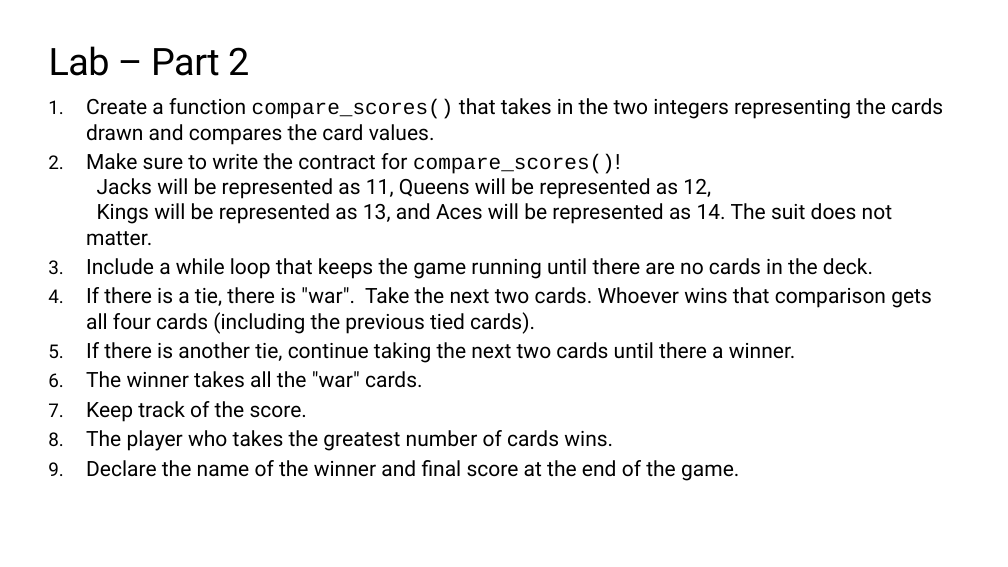
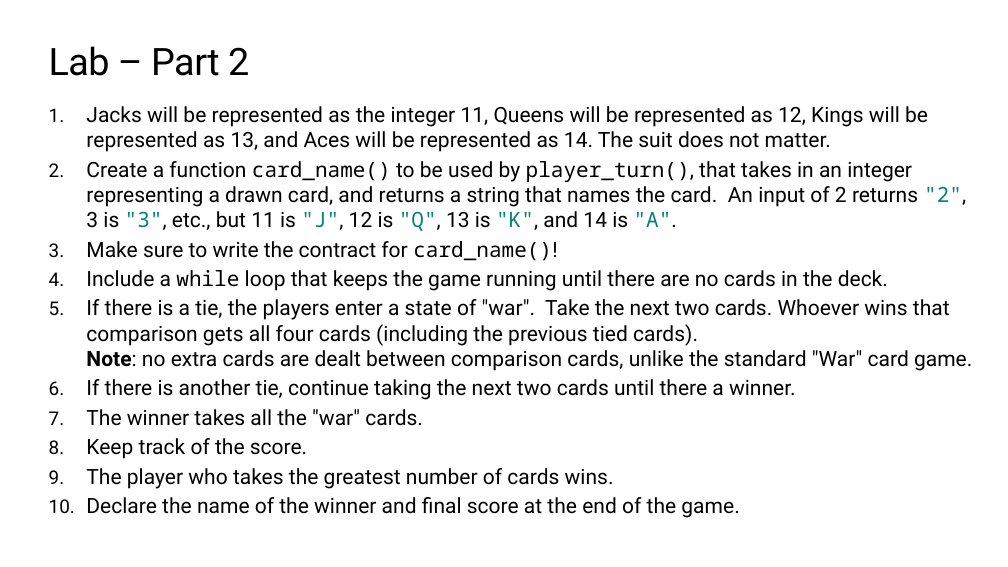
Before and after one commit to TEALSK12/2nd-semester-introduction-to-computer-science, a slide deck: slide 14 of units/3_unit/slidedecks/Intro Python 3.03 TEALS.pptx. Drawn at 1008x567 pixels with LibreOffice and Linux fonts; fonts in the diff are those of the drawing; background and template pictures are left out. Boxes give left, top, right and bottom in pixels: in the first picture for what was removed or moved away, otherwise in the second. Text is boxed around its words. In the diff, an @@ line names an element or a change of style, - is before the commit and + after.

```diff
--- a/units/3_unit/slidedecks/Intro Python 3.03 TEALS.pptx
+++ b/units/3_unit/slidedecks/Intro Python 3.03 TEALS.pptx
@@ text "Jacks will be represented as ...": place and size @@
-text "Jacks will be represented as ..." at [86,98,943,477]
+text "Jacks will be represented as ..." at [86,106,972,518]
@@ text at [86,106,966,261]: text changed @@
-1. Create a function compare_scores() that takes in the two integers representing the cards drawn and compares the card values.
-2. Make sure to write the contract for compare_scores()!
-   Jacks will be represented as 11, Queens will be represented as 12,
-   Kings will be represented as 13, and Aces will be represented as 14. The suit does not matter.
+1. Jacks will be represented as the integer 11, Queens will be represented as 12, Kings will be represented as 13, and Aces will be represented as 14. The suit does not matter.
+2. Create a function card_name() to be used by player_turn(), that takes in an integer representing a drawn card, and returns a string that names the card. An input of 2 returns "2", 3 is "3", etc., but 11 is "J", 12 is "Q", 13 is "K", and 14 is "A".
+3. Make sure to write the contract for card_name()!
@@ text at [86,299,972,371]: text changed @@
-4. If there is a tie, there is "war". Take the next two cards. Whoever wins that comparison gets all four cards (including the previous tied cards).
+5. If there is a tie, the players enter a state of "war". Take the next two cards. Whoever wins that comparison gets all four cards (including the previous tied cards).
+   Note: no extra cards are dealt between comparison cards, unlike the standard "War" card game.
@@ text at [86,270,888,291]: font Roboto to Noto Sans Mono in "while" @@
```
Also in this commit, not shown: 5 other slides changed, 11 other files.
